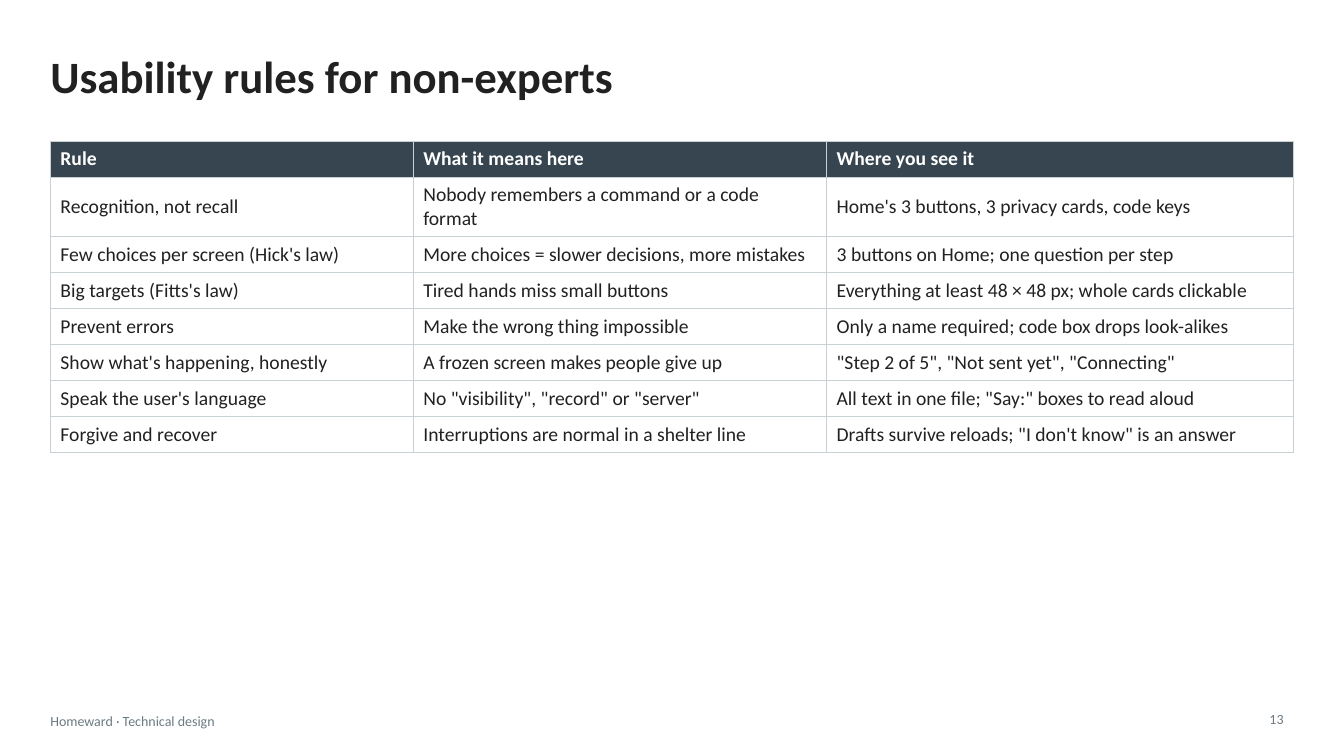
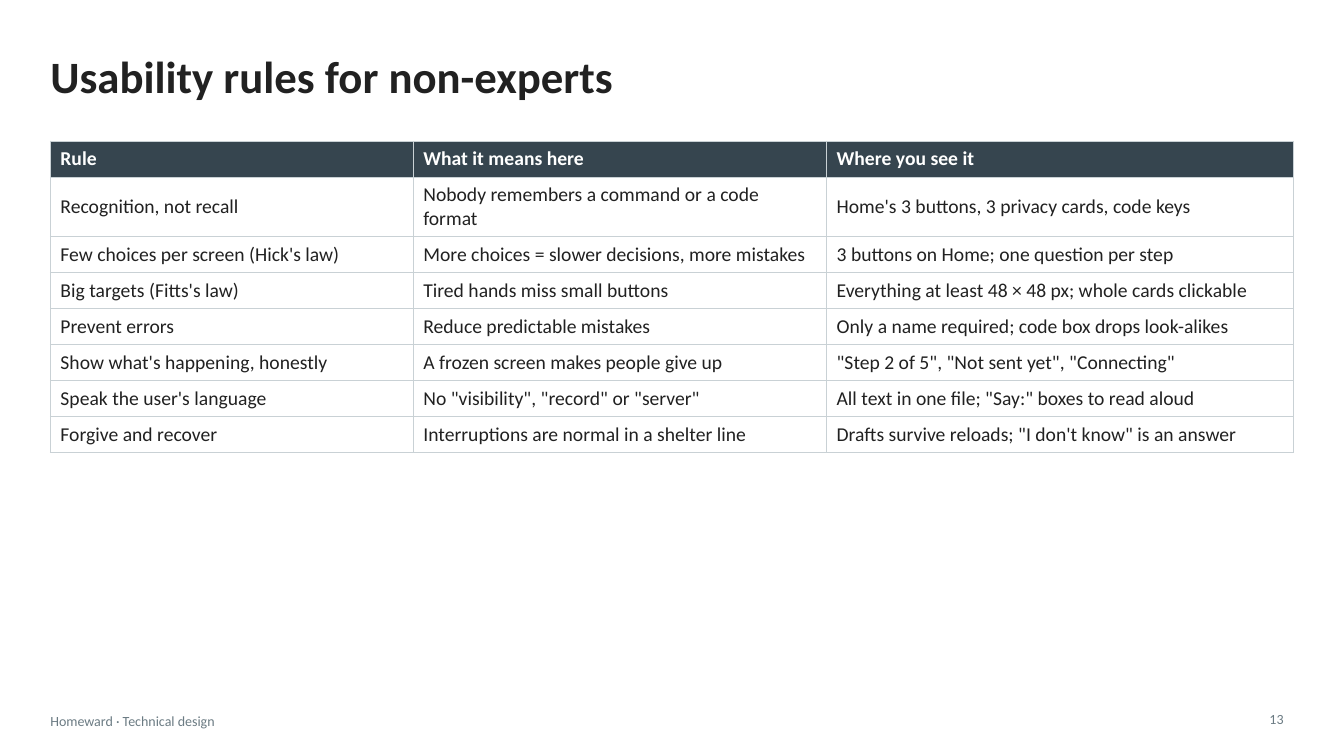
Before and after one commit to growingpenguin/homeward, a slide deck: slide 13 of Homeward_Design.pptx. Drawn at 1344x756 pixels with LibreOffice and Linux fonts; fonts in the diff are those of the drawing. Boxes give left, top, right and bottom in pixels: in the first picture for what was removed or moved away, otherwise in the second. Text is boxed around its words. In the diff, an @@ line names an element or a change of style, - is before the commit and + after.

```diff
--- a/Homeward_Design.pptx
+++ b/Homeward_Design.pptx
@@ table at <box>50,141,1294,449</box> @@
-row 5, column 2: Make the wrong thing impossible
+row 5, column 2: Reduce predictable mistakes
```
Also in this commit, not shown: 10 other slides changed, 3 other files.
